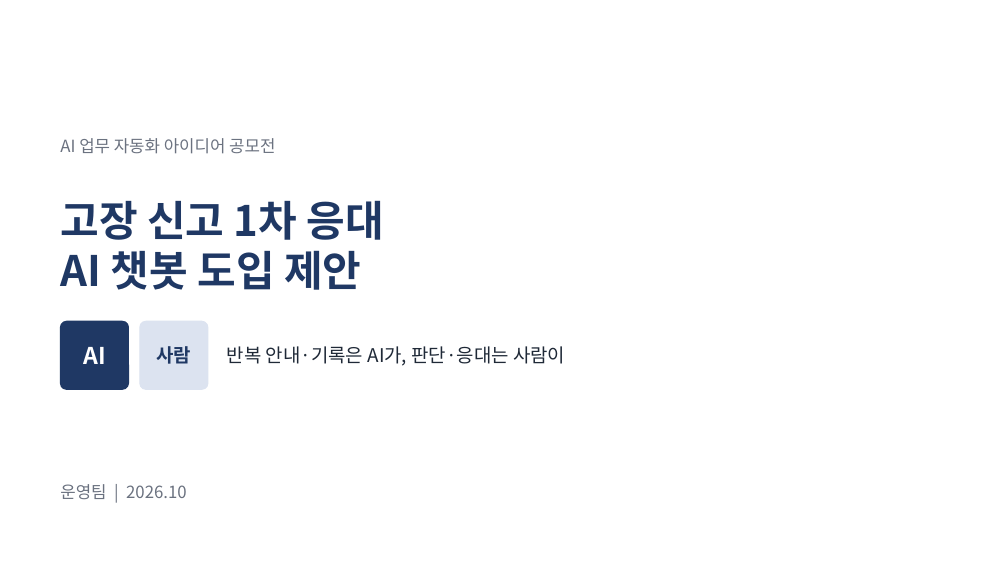
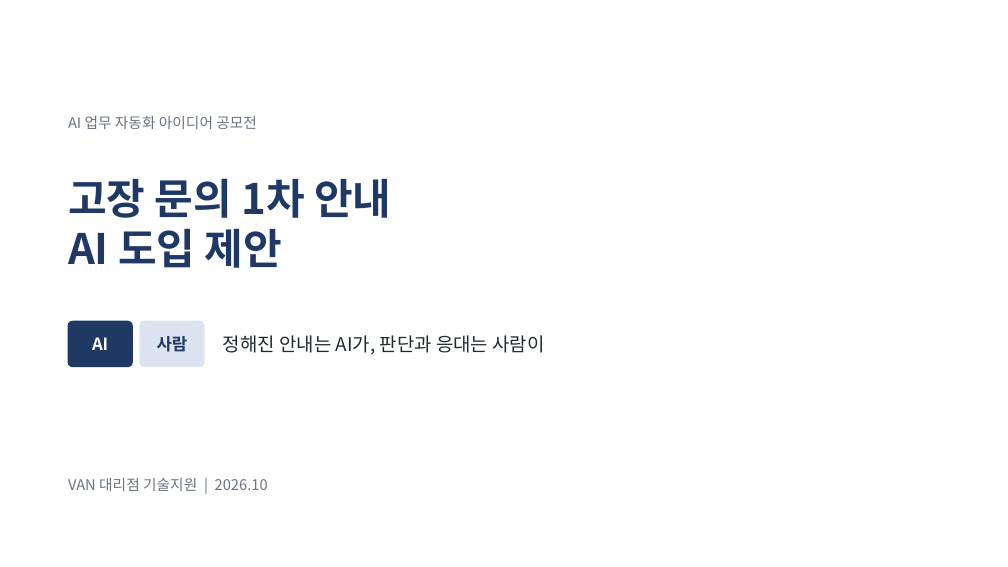
Before and after one commit to fivcomet/Elice-AX, a slide deck: slide 1 of 01-직무AI적용-고장신고챗봇/도입제안.pptx. Drawn at 1008x567 pixels with LibreOffice and Linux fonts; fonts in the diff are those of the drawing. Boxes give left, top, right and bottom in pixels: in the first picture for what was removed or moved away, otherwise in the second. Text is boxed around its words. In the diff, an @@ line names an element or a change of style, - is before the commit and + after.

```diff
--- a/01-직무AI적용-고장신고챗봇/도입제안.pptx
+++ b/01-직무AI적용-고장신고챗봇/도입제안.pptx
@@ text "AI 업무 자동화 아이디어 공모전": place and size @@
-text "AI 업무 자동화 아이디어 공모전" at [60,138,275,154]
+text "AI 업무 자동화 아이디어 공모전" at [68,116,257,129]
@@ text "AI 업무 자동화 아이디어 공모전" at [68,116,257,129]: size 16 to 14 pt; vertical alignment middle to top @@
@@ text at [68,178,391,268]: text changed @@
-고장 신고 1차 응대
-AI 챗봇 도입 제안
+고장 문의 1차 안내
+AI 도입 제안
@@ text "고장 문의 1차 안내" at [68,178,391,268]: vertical alignment bottom to middle @@
@@ text "AI": place and size @@
-text "AI" at [83,347,105,364]
+text "AI" at [92,337,108,350]
@@ text "AI" at [92,337,108,350]: size 22 to 16 pt @@
@@ rounded rectangle at [68,321,132,367]: proportions changed @@
@@ rounded rectangle: place and size @@
-rounded rectangle at [60,321,129,389]
+rounded rectangle at [68,321,132,367]
@@ text "사람" at [157,336,188,352]: size 18 to 16 pt @@
@@ rounded rectangle: place and size @@
-rounded rectangle at [140,321,208,389]
+rounded rectangle at [140,321,204,367]
@@ rounded rectangle at [140,321,204,367]: proportions changed @@
@@ text at [223,335,544,355]: text changed @@
-반복 안내·기록은 AI가, 판단·응대는 사람이
+정해진 안내는 AI가, 판단과 응대는 사람이
@@ text at [68,478,268,491]: text changed; size 16 to 14 pt @@
-운영팀 | 2026.10
+VAN 대리점 기술지원 | 2026.10
@@ text "VAN 대리점 기술지원 | 2026.10" at [68,478,268,491]: vertical alignment middle to top @@
```
Also in this commit, not shown: 2 other slides changed, 8 slides added, 7 slides removed, 14 other files.
